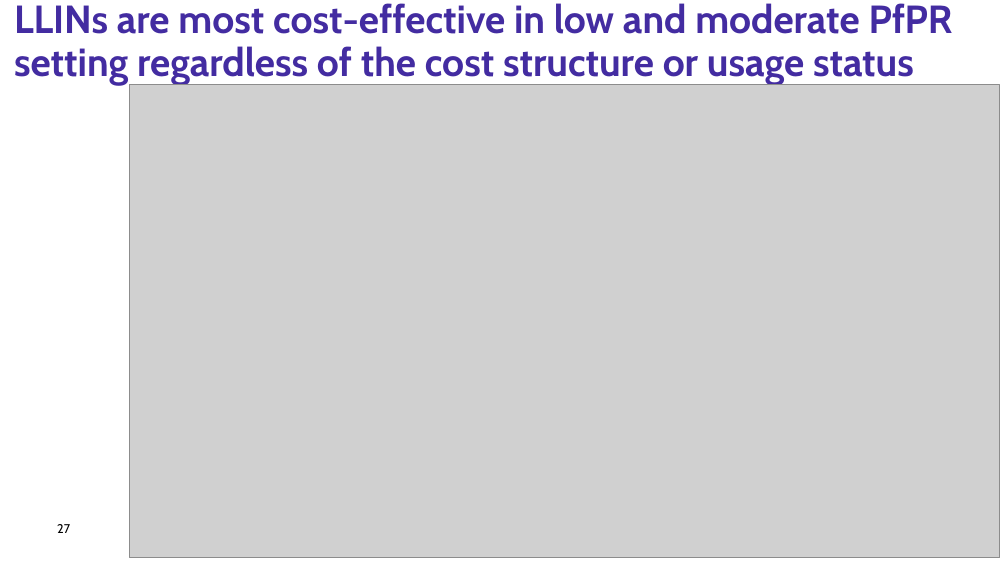
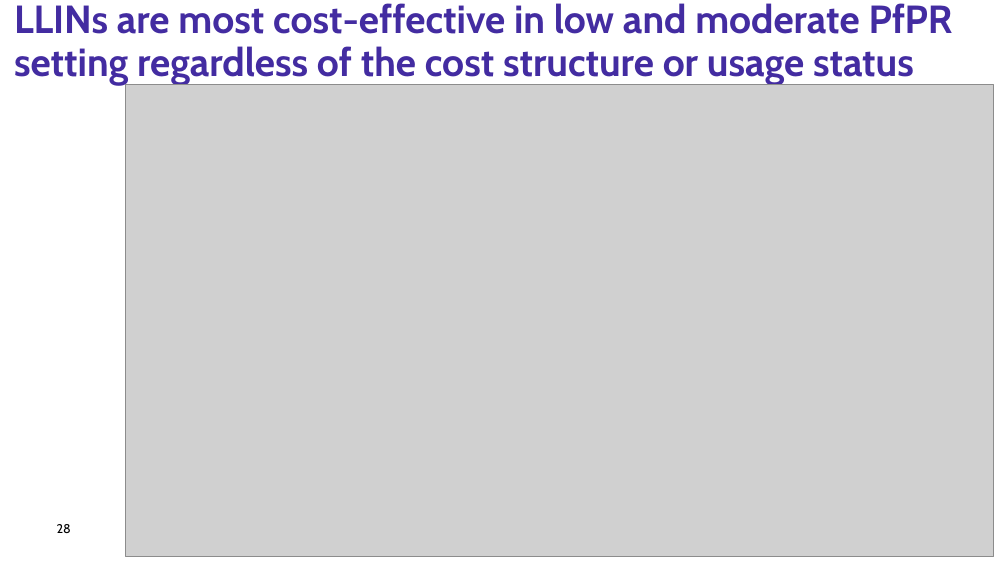
Before and after one commit to zenabusuboi/MySWISS-TPH, a slide deck: slide 28 of ZenabuPhD/COMMUNITY PROTECTION/PRESENTATIONS/CommProt_Presentation4_AnnualCommitteeMeeting2_2026.pptx (slide 27 before the commit). Drawn at 1008x567 pixels with LibreOffice and Linux fonts; fonts in the diff are those of the drawing; grey boxes stand for pictures; background and template pictures are left out. Boxes give left, top, right and bottom in pixels: in the first picture for what was removed or moved away, otherwise in the second. Text is boxed around its words. In the diff, an @@ line names an element or a change of style, - is before the commit and + after.

```diff
--- a/ZenabuPhD/COMMUNITY PROTECTION/PRESENTATIONS/CommProt_Presentation4_AnnualCommitteeMeeting2_2026.pptx
+++ b/ZenabuPhD/COMMUNITY PROTECTION/PRESENTATIONS/CommProt_Presentation4_AnnualCommitteeMeeting2_2026.pptx
@@ picture: place and size @@
-picture at box(129, 85, 1000, 558)
+picture at box(126, 85, 994, 556)
@@ page number at box(57, 524, 71, 533): text changed @@
-27
+28
```
Also in this commit, not shown: 12 other slides changed, 2 slides added, 2 slides removed, 46 other files.
